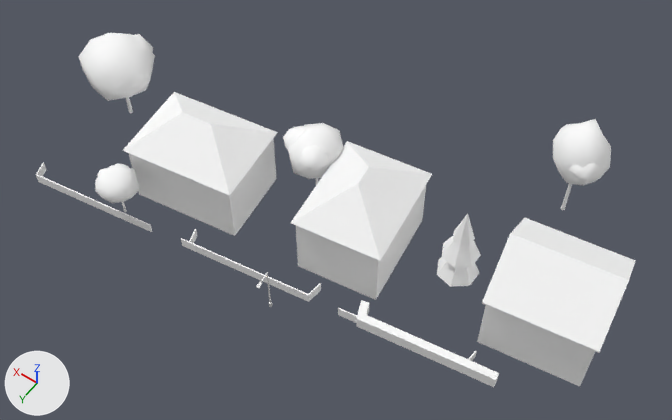
Renders of the glTF model cities/arlov-borggatan/pack/tiles/c-7_7.glb from each side of a commit.
Both versions are drawn from a 50 mm lens placed at (-430.2, 514.0, 77.9), pointed at (-396.9, 467.4, 4.7). The axes (+X, +Y, +Z) are drawn at lower left. The lights are the same throughout. The older version comes first. Where no turn or scale is listed for an object, it has been applied to the vertices. Vertices at exactly the same position are counted once.

Script lines for the objects in view, before the commit:
```python
ob_sm_building_w208669192 = bpy.data.objects.new('SM_Building_w208669192', me_sm_building_w208669192)
ob_sm_building_w208669192.location = (-399.66, 466.77, 5.96)
ob_sm_building_w208669196 = bpy.data.objects.new('SM_Building_w208669196', me_sm_building_w208669196)
ob_sm_building_w208669196.location = (-419.51, 464.42, 6.35)
ob_sm_building_w208669206 = bpy.data.objects.new('SM_Building_w208669206', me_sm_building_w208669206)
ob_sm_building_w208669206.location = (-382.15, 470.2, 5.97)
ob_sm_street_furniture__7_7 = bpy.data.objects.new('SM_Street_Furniture_-7_7', me_sm_street_furniture__7_7)
ob_sm_street_furniture__7_7.location = (-397.06, 479.09, 3.83)
ob_sm_trees__7_7 = bpy.data.objects.new('SM_Trees_-7_7', me_sm_trees__7_7)
ob_sm_trees__7_7.location = (-390.82, 464.05, 7.05)
ob_sm_trees__7_7.scale = (26.8, 26.8, 26.8)
ob_sm_wall_fence__7_7 = bpy.data.objects.new('SM_Wall_Fence_-7_7', me_sm_wall_fence__7_7)
ob_sm_wall_fence__7_7.location = (-391.06, 475.99, 1.39)
ob_sm_wall_hedge__7_7 = bpy.data.objects.new('SM_Wall_Hedge_-7_7', me_sm_wall_hedge__7_7)
ob_sm_wall_hedge__7_7.location = (-411.52, 473.9, 1.56)
```
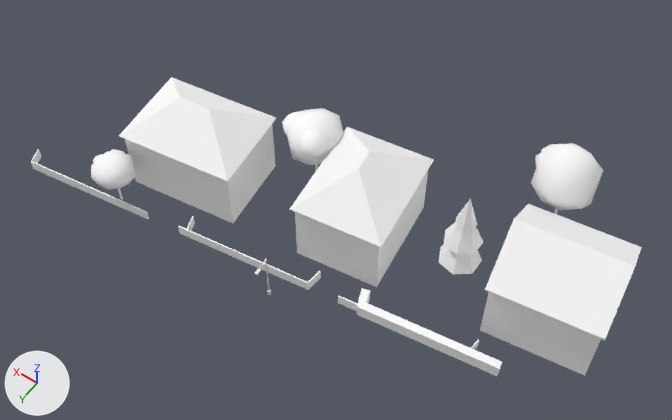
Edits to the bpy script that builds the scene:
```text
Change me_sm_trees__7_7:
    used by ob_sm_trees__7_7; location = (-390.82, 464.05, 7.05); scale = (26.8, 26.8, 26.8)
    remove me_sm_trees__7_7.from_pydata(...)  # 588 vertices, 1041 faces; spans x -1.0..1.0, y -0.6..0.6, z -0.23..0.23
    add me_sm_trees__7_7.from_pydata(...)  # 450 vertices, 789 faces; spans x -1.0..1.0, y -0.63..0.63, z -0.28..0.28
    me_sm_trees__7_7 part 1: the loose piece of 12 vertices spanning x -0.89..-0.87, y -0.49..-0.48, z -0.23..-0.03 is scaled about its middle by (1.08, 1.08, 1.18), then moved by (0.02, -0.01, -0.03)
    me_sm_trees__7_7 part 2: the loose piece of 12 vertices spanning x 0.5..0.51, y 0.51..0.52, z -0.23..-0.13 is scaled about its middle by 1.25, then moved by (0.39, 0.01, -0.03)
    me_sm_trees__7_7 part 3: the loose piece of 42 vertices spanning x 0.42..0.58, y 0.44..0.6, z -0.13..0.0 is scaled about its middle by 1.25, then moved by (0.39, 0.01, 0.0)
    me_sm_trees__7_7 part 4: the loose piece of 42 vertices spanning x 0.48..0.56, y 0.44..0.52, z -0.07..-0.01 is moved by (0.4, 0.0, 0.0)
    me_sm_trees__7_7 part 5: the loose piece of 42 vertices spanning x 0.51..0.59, y 0.48..0.56, z -0.08..-0.02 is scaled about its middle by 1.25, then moved by (0.41, 0.01, 0.0)
    me_sm_trees__7_7 part 6: the loose piece of 42 vertices spanning x -0.16..0.07, y -0.11..0.11, z -0.07..0.13 is scaled about its middle by 1.25, then moved by (0.26, -0.12, 0.02)
    me_sm_trees__7_7 part 7: the loose piece of 42 vertices spanning x -0.06..0.07, y -0.04..0.08, z -0.01..0.09 is scaled about its middle by 1.25, then moved by (0.27, -0.12, 0.02)
    me_sm_trees__7_7 part 8: the loose piece of 42 vertices spanning x -0.14..-0.03, y 0.01..0.13, z 0.02..0.11 is scaled about its middle by 1.25, then moved by (0.25, -0.1, 0.03)
    me_sm_trees__7_7 part 9: the loose piece of 8 vertices spanning x -0.78..-0.63, y -0.04..0.11, z -0.18..0.0 is scaled about its middle by 1.25, then moved by (0.09, -0.11, -0.01)
    me_sm_trees__7_7 part 10: the loose piece of 8 vertices spanning x -0.77..-0.64, y -0.04..0.1, z -0.07..0.09 is scaled about its middle by 1.25, then moved by (0.09, -0.11, 0.01)
    me_sm_trees__7_7 part 11: the loose piece of 8 vertices spanning x -0.74..-0.67, y 0.0..0.07, z 0.02..0.16 is scaled about its middle by 1.25, then moved by (0.09, -0.11, 0.03)
    me_sm_trees__7_7 part 12: the loose piece of 42 vertices spanning x -1.0..-0.77, y -0.6..-0.39, z -0.04..0.23 is rebuilt with 42 vertices and now spans x -1.0..-0.73, y -0.63..-0.35, z -0.06..0.28
    me_sm_trees__7_7 part 13: a new loose piece of 42 vertices spanning x -0.85..-0.71, y -0.57..-0.42, z 0.09..0.21, in mat_m_leaf (white #ffffff)
    me_sm_trees__7_7 part 14: the loose piece of 42 vertices spanning x 0.7..0.88, y 0.03..0.2, z -0.04..0.1 is deleted
    me_sm_trees__7_7 part 15: the loose piece of 42 vertices spanning x 0.7..1.0, y -0.03..0.24, z -0.08..0.16 is deleted
    me_sm_trees__7_7 part 16: the loose piece of 42 vertices spanning x 0.75..0.92, y -0.05..0.12, z -0.01..0.12 is deleted
    me_sm_trees__7_7 part 17: the loose piece of 12 vertices spanning x 0.85..0.87, y 0.1..0.12, z -0.23..-0.07 is deleted
    me_sm_trees__7_7 part 18: 84 vertices removed from x -0.98..-0.78, y -0.58..-0.38, z 0.06..0.17
    other edits to the shape of me_sm_trees__7_7 do not show in these pictures
Change ob_sm_building_w208669192:
    ob_sm_building_w208669192.location: (-399.66, 466.77, 5.96) -> (-399.66, 466.77, 8.15)
Change ob_sm_building_w208669196:
    ob_sm_building_w208669196.location: (-419.51, 464.42, 6.35) -> (-419.51, 464.42, 8.45)
Change ob_sm_building_w208669206:
    ob_sm_building_w208669206.location: (-382.15, 470.2, 5.97) -> (-382.15, 470.2, 8.1)
Change ob_sm_street_furniture__7_7:
    ob_sm_street_furniture__7_7.location: (-397.06, 479.09, 3.83) -> (-397.06, 479.09, 5.95)
Change ob_sm_trees__7_7:
    ob_sm_trees__7_7.location: (-390.82, 464.05, 7.05) -> (-396.61, 466.63, 8.94)
    ob_sm_trees__7_7.scale: (26.8, 26.8, 26.8) -> (21.5, 21.5, 21.5)
Change ob_sm_wall_fence__7_7:
    ob_sm_wall_fence__7_7.location: (-391.06, 475.99, 1.39) -> (-391.06, 475.99, 3.51)
Change ob_sm_wall_hedge__7_7:
    ob_sm_wall_hedge__7_7.location: (-411.52, 473.9, 1.56) -> (-411.52, 473.9, 3.66)
```

Pixel boxes (x1, y1, x2, y2) of what changed, in the pictures (672 x 420 px; the box of a moved part takes in the faces that stretch with it):
'SM_Building_w208669196', moved
    before: (477, 218, 635, 386)
    after: (480, 204, 642, 376)
'SM_Trees_-7_7', reshaped, moved, rescaled (35% shorter)
    before: (79, 33, 611, 287)
    after: (91, 108, 603, 274)
'SM_Building_w208669206', moved
    before: (123, 92, 278, 236)
    after: (119, 77, 276, 223)
'SM_Building_w208669192', moved
    before: (291, 141, 432, 300)
    after: (290, 127, 434, 287)
'SM_Wall_Fence_-7_7', moved
    before: (36, 163, 477, 361)
    after: (31, 149, 479, 350)
'SM_Wall_Hedge_-7_7', moved
    before: (356, 300, 499, 387)
    after: (357, 288, 502, 376)
'SM_Street_Furniture_-7_7', moved
    before: (256, 272, 272, 307)
    after: (254, 259, 271, 295)
part 1 of me_sm_trees__7_7, moved or reshaped (mostly hidden afterwards)
    before: (561, 183, 572, 210)
    after: (554, 208, 558, 214)
part 2 of me_sm_trees__7_7, moved or reshaped
    before: (122, 202, 127, 212)
    after: (118, 188, 123, 200)
part 3 of me_sm_trees__7_7, moved or reshaped
    before: (95, 165, 140, 203)
    after: (91, 151, 136, 190)
part 4 of me_sm_trees__7_7, moved or reshaped (mostly hidden)
    before: (114, 163, 128, 167)
    after: (111, 149, 125, 153)
part 5 of me_sm_trees__7_7, moved or reshaped (mostly hidden)
    before: (97, 168, 107, 177)
    after: (93, 154, 103, 163)
part 6 of me_sm_trees__7_7, moved or reshaped
    before: (288, 123, 343, 179)
    after: (287, 108, 343, 165)
part 7 of me_sm_trees__7_7, moved or reshaped
    before: (283, 125, 307, 150)
    after: (282, 111, 306, 136)
part 8 of me_sm_trees__7_7, moved or reshaped
    before: (299, 145, 329, 170)
    after: (298, 130, 328, 156)
part 9 of me_sm_trees__7_7, moved or reshaped
    before: (437, 257, 479, 287)
    after: (439, 244, 482, 274)
part 10 of me_sm_trees__7_7, moved or reshaped
    before: (442, 236, 481, 268)
    after: (444, 223, 483, 255)
part 11 of me_sm_trees__7_7, moved or reshaped
    before: (453, 213, 475, 245)
    after: (455, 199, 477, 232)
part 12 of me_sm_trees__7_7, rebuilt (24% wider)
    before: (553, 119, 611, 186)
    after: (531, 143, 603, 210)
part 13 of me_sm_trees__7_7, added (mostly hidden)
    after: (535, 153, 546, 170)
part 14 of me_sm_trees__7_7, deleted
    before: (132, 74, 151, 95)
part 15 of me_sm_trees__7_7, deleted
    before: (79, 33, 155, 101)
part 16 of me_sm_trees__7_7, deleted (mostly hidden)
    before: (133, 34, 153, 54)
part 17 of me_sm_trees__7_7, deleted
    before: (126, 97, 133, 114)
part 18 of me_sm_trees__7_7, deleted
    before: (568, 123, 600, 181)
